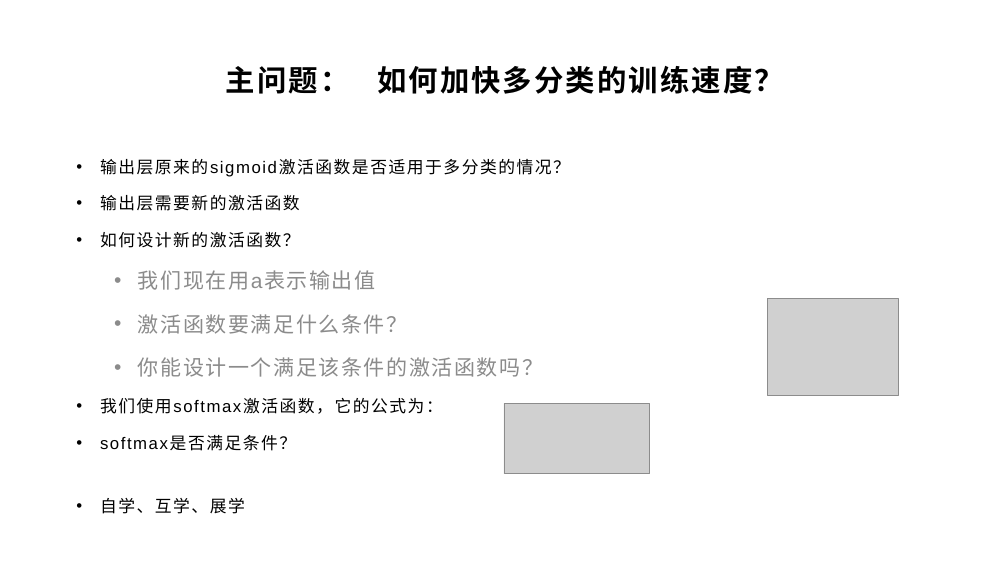
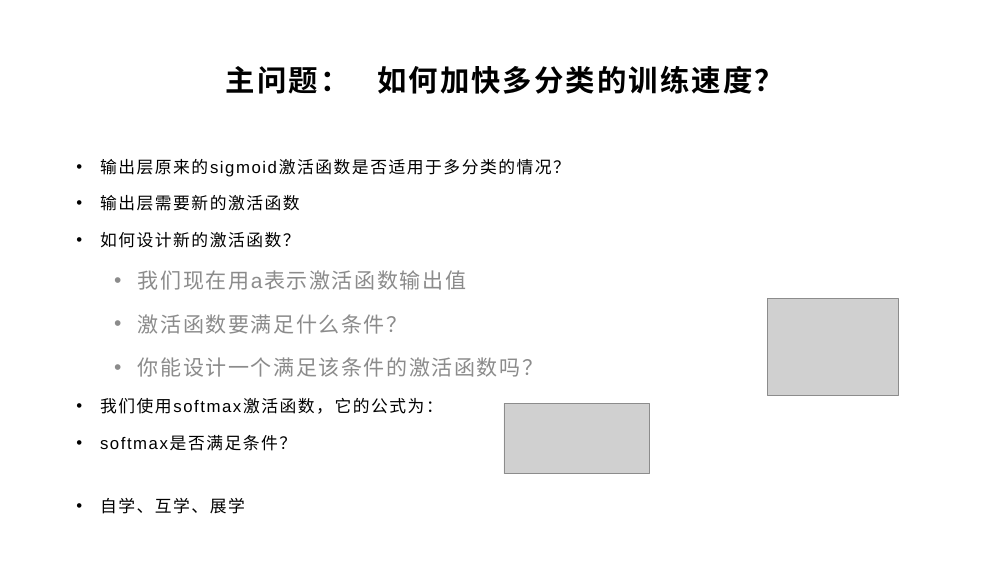
Before and after one commit to yyc-git/DeepLearningEdu, a slide deck: slide 15 of lessons/6_softmax/ppt/使用交叉熵损失函数和Softmax激活函数.pptx. Drawn at 1008x567 pixels with LibreOffice and Linux fonts; fonts in the diff are those of the drawing; grey boxes stand for pictures; background and template pictures are left out. Boxes give left, top, right and bottom in pixels: in the first picture for what was removed or moved away, otherwise in the second. Text is boxed around its words. In the diff, an @@ line names an element or a change of style, - is before the commit and + after.

```diff
--- a/lessons/6_softmax/ppt/使用交叉熵损失函数和Softmax激活函数.pptx
+++ b/lessons/6_softmax/ppt/使用交叉熵损失函数和Softmax激活函数.pptx
@@ text at (138, 270, 466, 290): text changed @@
-  • 我们现在用a表示输出值
+  • 我们现在用a表示激活函数输出值
```
Also in this commit, not shown: 5 other slides changed.
